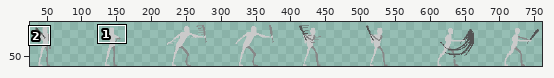
Sprite sheet: assets/player/amenine/parry.png. Above: a wide view before the commit, with the close-up outlined.
Close-up. First the earlier version:
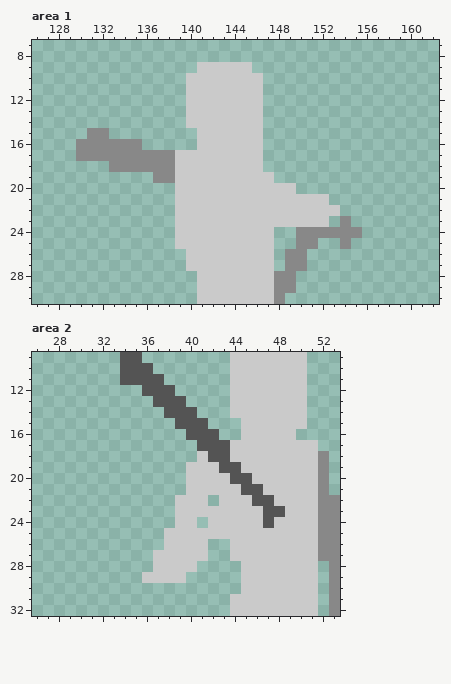
The file is 768x64 pixels. Shown: area 1: x 126..162, y 7..30; area 2: x 26..53, y 9..32. The wide view leaves out empty margins. The commit also changed other parts of the picture, which this record leaves out.
And afterwards:
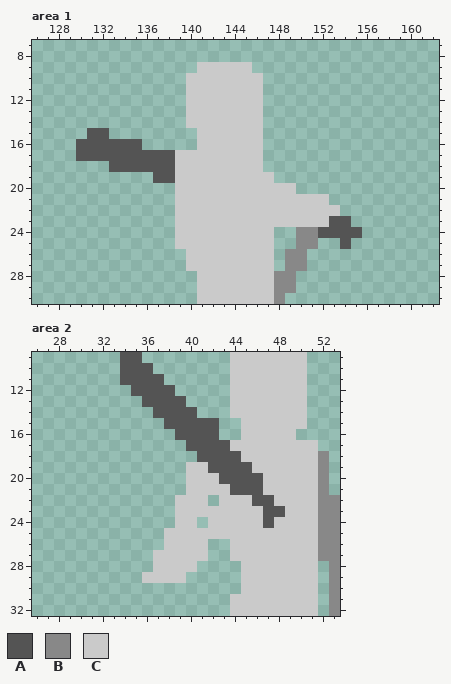
Palette (. is transparent): A #545454  B #888888  C #cacaca
The exact change:
Area 1:
The author put colour A in row 23 at x 153.
Colour B becomes colour A in row 15 at x 131 to 132; in row 16 at x 130 to 135; in row 17 at x 130 to 138; in row 18 at x 133 to 138; in row 19 at x 137 to 138; in row 23 at x 154.
Colour B becomes colour A in row 24 at x 152 to 155; in row 25 at x 154.
Area 2:
The author put colour A in row 12 at x 35; in row 13 at x 36; in row 14 at x 37; in row 15 at x 38 and 42; in row 16 at x 39; in row 17 at x 40.
Colour C becomes colour A in row 18 at x 41 and 44; in row 19 at x 42 and 45; in row 20 at x 43 and 46; in row 21 at x 44.
